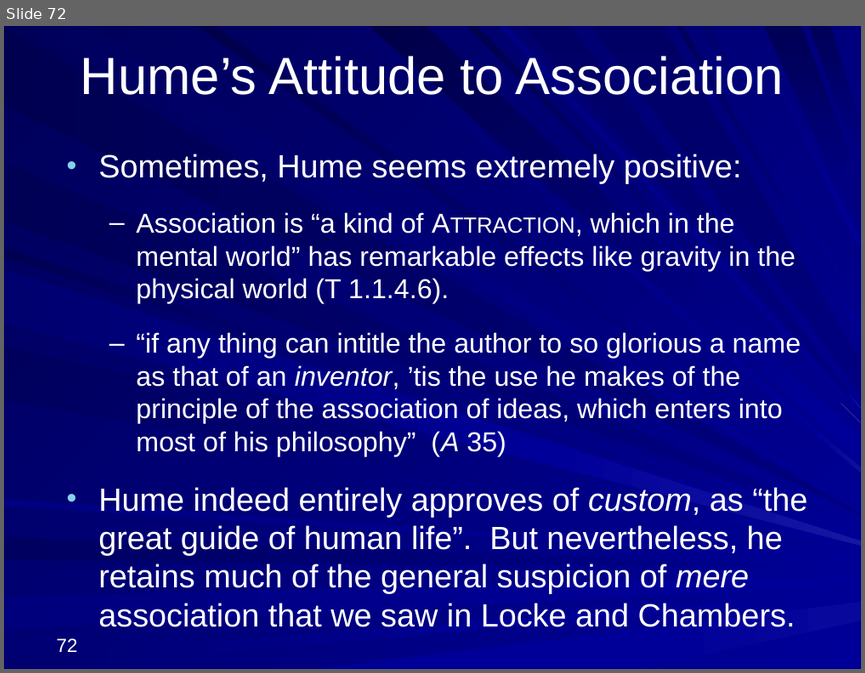
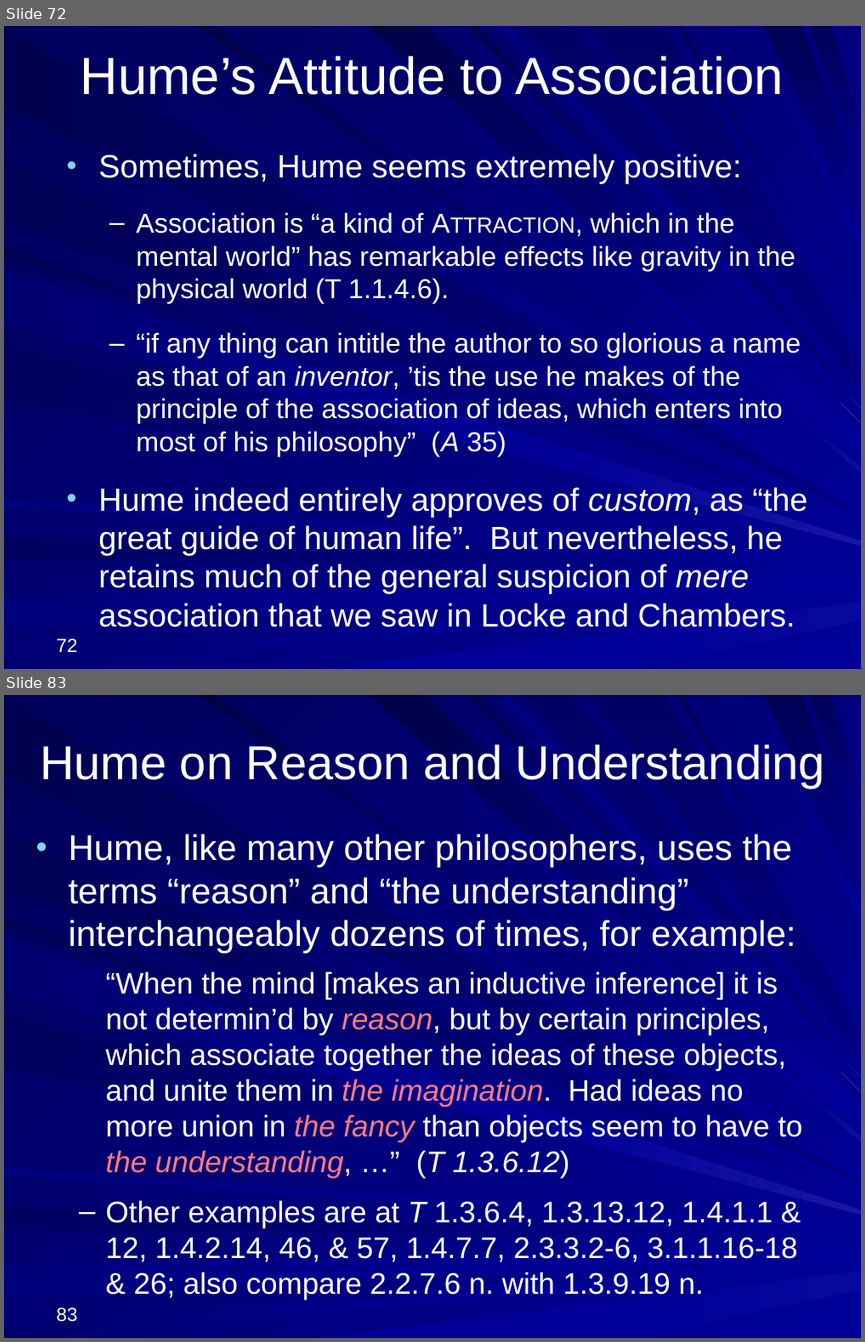
Before and after one commit to englishphilosophy/hume-texts-online, a slide deck: teaching/lectures/2024_Hume_MT_current.pptx. Shown one above the other, each under a label of ours: slide 72 before the commit, slides 72 and 83 after it; the slides between them are not shown. The pictures are 865x673 and 865x1342 pixels, drawn with LibreOffice and Linux fonts; fonts in the diff are those of the drawing. Boxes give left, top, right and bottom in pixels: in the first picture for what was removed or moved away, otherwise in the second. Text is boxed around its words. In the diff, an @@ line names an element or a change of style, - is before the commit and + after.

```diff
--- a/teaching/lectures/2024_Hume_MT_current.pptx
+++ b/teaching/lectures/2024_Hume_MT_current.pptx
@@ slide 83 added at [4, 695, 861, 1338], background gradient #000078 to #000099; not listed: 37 template elements that a slide beside it also shows @@
@@ title added at [40, 744, 825, 788], 40 pt, text #FFFFFF @@
+Hume on Reason and Understanding
@@ text added at [69, 834, 802, 1299], 25 pt, text #FFFFFF @@
+• Hume, like many other philosophers, uses the terms “reason” and “the understanding” interchangeably dozens of times, for example:
+  “When the mind [makes an inductive inference] it is not determin’d by reason, but by certain principles, which associate together the ideas of these objects, and unite them in the imagination. Had ideas no more union in the fancy than objects seem to have to the understanding, …” (T 1.3.6.12)
+  – Other examples are at T 1.3.6.4, 1.3.13.12, 1.4.1.1 & 12, 1.4.2.14, 46, & 57, 1.4.7.7, 2.3.3.2-6, 3.1.1.16-18 & 26; also compare 2.2.7.6 n. with 1.3.9.19 n.
@@ page number added at [57, 1307, 78, 1321], 16 pt, text #FFFFFF @@
+83
```
Also in this commit, not shown: 47 other slides added, 4 other files.
